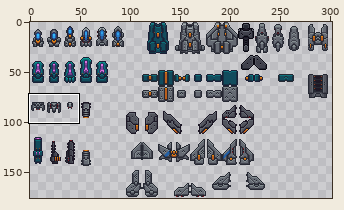
Two versions of one sprite sheet, Images/Ship_Sprite-0001.png. The picture above shows the old version from afar; the outline marks the close-up.
Close-up. Before the commit:
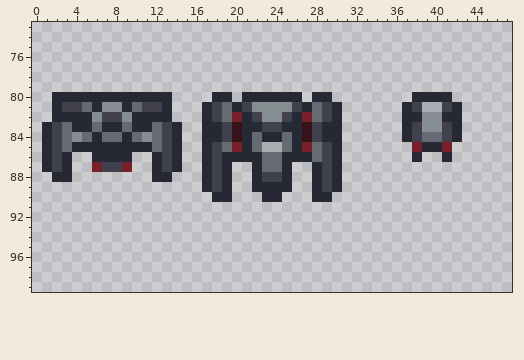
The file is 320x176 pixels. Colours within 5 levels of each other are drawn and written as one. Shown: x 0..47, y 73..99. The wide view leaves out empty margins.
Once edited:
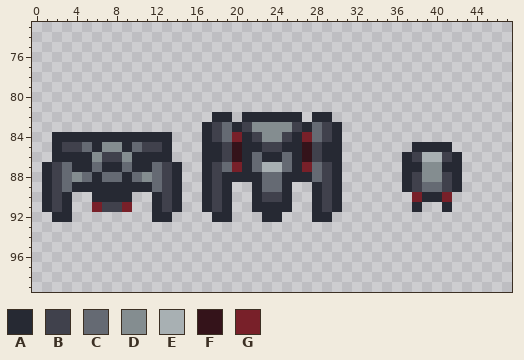
Palette (. is transparent): A #262933  B #40414c  C #656a73  D #848d90  E #a8b0b3  F #34131a  G #782029
Edits made:
@@ x 0..47 @@
  79 ................................................
- 80 ..AAAAAAAAAAAA....AA.AAAAAA.AA........AAAA......
- 81 ..ABBCADDACBBA...ABCABDDDDBACBA......ABEEBA.....
- 82 ..AAAADBBDAAAA...ABCGABDDBAGCBA......AADDAA.....
- 83 .ABCAACAACAACBA..AABFAABBAAFBAA......ABDDBA.....
- 84 .ABCDCACCACDCBA..AABFACAACAFBAA......ABCCBA.....
- 85 .ABCAAAAAAAACBA..ABCGACEECAGCBA.......GAAG......
- 86 .ABA..AAAA..ABA..ABAAAACCAAACBA.......A..A......
- 87 .ABA..GBBG..ABA..ABA..ACCA..ABA.................
- 88 ..AA........AA...ABA..ABBA..ABA.................
- 89 .................ABA..AAAA..ABA.................
- 90 ..................AA...AA...AA..................
- 91 ................................................
- 92 ................................................
+ 80 ................................................
+ 81 ................................................
+ 82 ..................AA.AAAAAA.AA..................
+ 83 .................ABCABDDDDBACBA.................
+ 84 ..AAAAAAAAAAAA...ABCGABDDBAGCBA.................
+ 85 ..ABBCADDACBBA...AABFAABBAAFBAA.......AAAA......
+ 86 ..AAAADBBDAAAA...AABFACAACAFBAA......ABEEBA.....
+ 87 .ABCAACAACAACBA..ABCGACEECAGCBA......AADDAA.....
+ 88 .ABCDCACCACDCBA..ABAAAACCAAACBA......ABDDBA.....
+ 89 .ABCAAAAAAAACBA..ABA..ACCA..ABA......ABCCBA.....
+ 90 .ABA..AAAA..ABA..ABA..ABBA..ABA.......GAAG......
+ 91 .ABA..GBBG..ABA..ABA..AAAA..ABA.......A..A......
+ 92 ..AA........AA....AA...AA...AA..................
  93 ................................................
Changed places in both close-ups, as pixel boxes (x1, y1, x2, y2):
changed: (42, 92, 342, 222)
changed: (402, 92, 462, 212)
